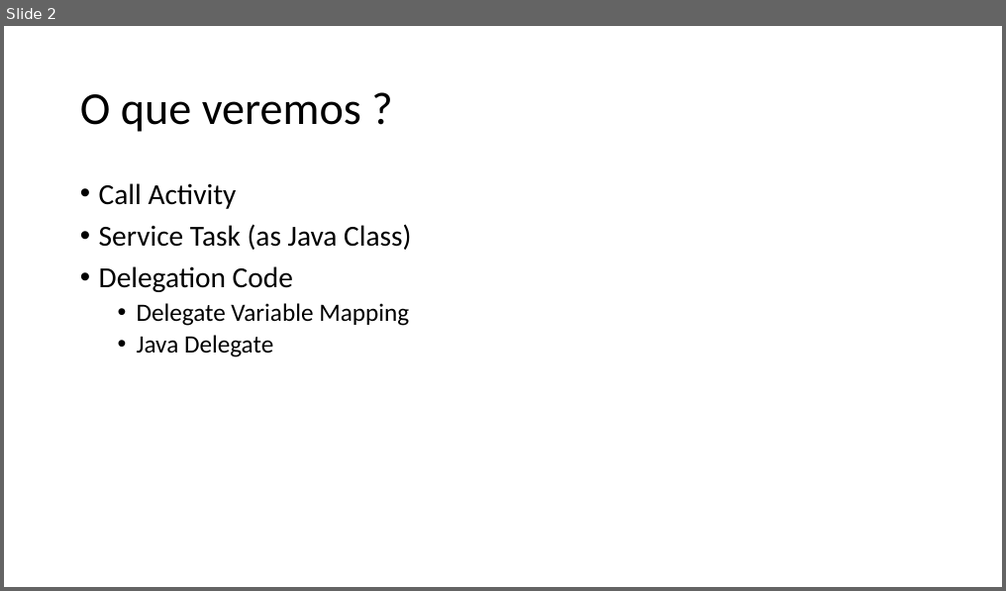
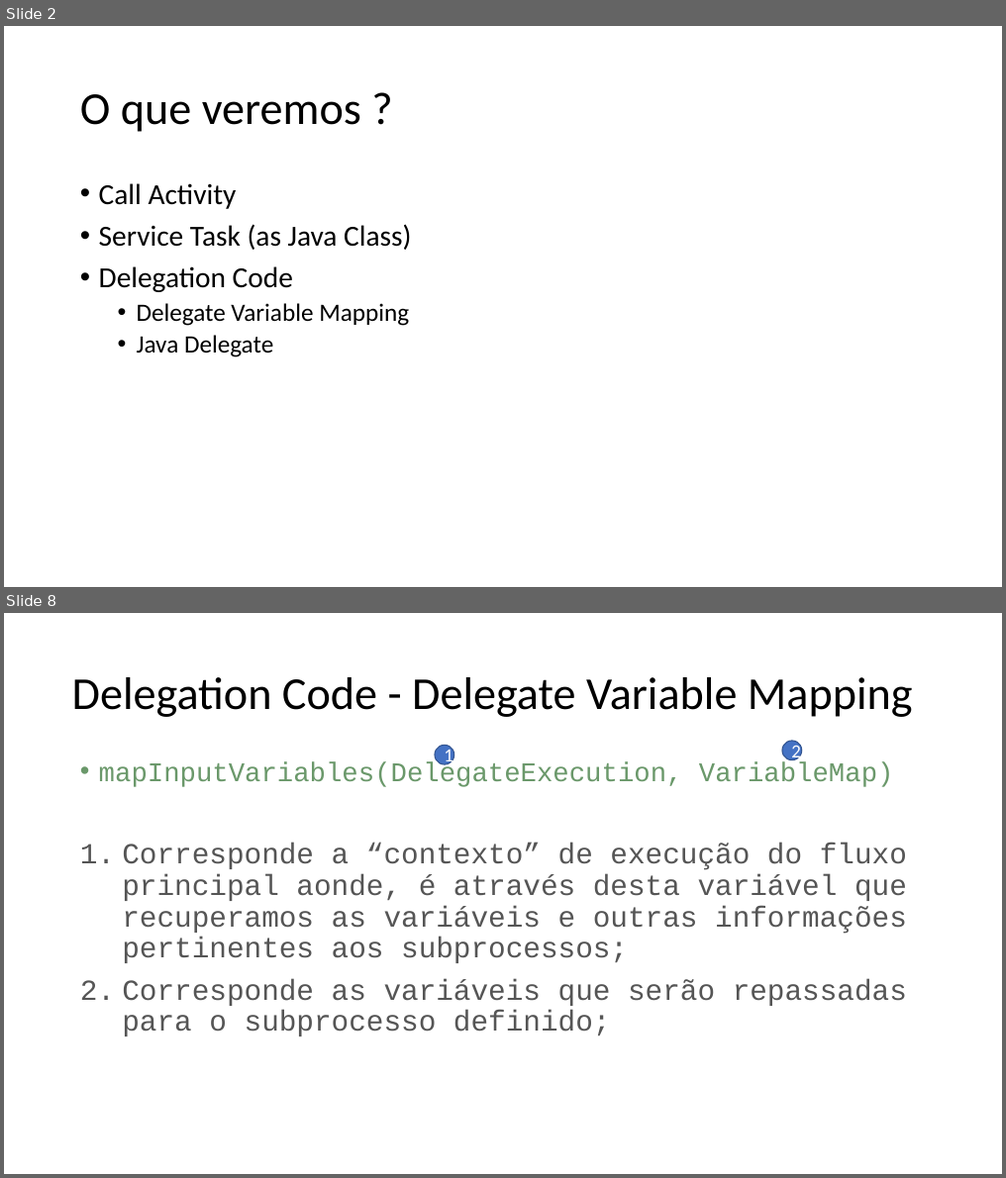
Before and after one commit to phmmdev/spring-boot-camunda-studies, a slide deck: misc/presentation/knowlegde-base.pptx. Shown one above the other, each under a label of ours: slide 2 before the commit, slides 2 and 8 after it; the slides between them are not shown. The pictures are 1006x591 and 1006x1178 pixels, drawn with LibreOffice and Linux fonts; fonts in the diff are those of the drawing. Boxes give left, top, right and bottom in pixels: in the first picture for what was removed or moved away, otherwise in the second. Text is boxed around its words. In the diff, an @@ line names an element or a change of style, - is before the commit and + after.

```diff
--- a/misc/presentation/knowlegde-base.pptx
+++ b/misc/presentation/knowlegde-base.pptx
@@ slide 8 added at (4, 613, 1002, 1174), background #FFFFFF @@
@@ title added at (72, 677, 913, 717), 44 pt, text #000000 @@
+Delegation Code - Delegate Variable Mapping
@@ ellipse added at (435, 745, 453, 764), fill #4472C4, outline #325491 1 pt, 18 pt, text #FFFFFF @@
+1
@@ ellipse added at (782, 741, 802, 761), fill #4472C4, outline #325491 1 pt, 18 pt, text #FFFFFF @@
+2
@@ text added at (99, 762, 907, 1037), 28 pt, text #555555 @@
+• mapInputVariables(DelegateExecution, VariableMap)
+1. Corresponde a “contexto” de execução do fluxo principal aonde, é através desta variável que recuperamos as variáveis e outras informações pertinentes aos subprocessos;
+2. Corresponde as variáveis que serão repassadas para o subprocesso definido;
```
Also in this commit, not shown: 3 slides changed, 5 other slides added, 1 slide removed.
